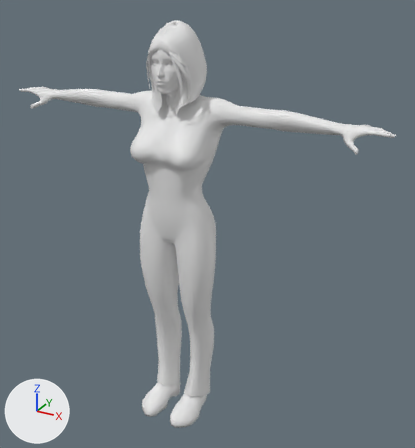
What one commit did to the FBX model Games Project v2/Games Project/Assets/StaticAssets/meshes/actors/Veronica.fbx.
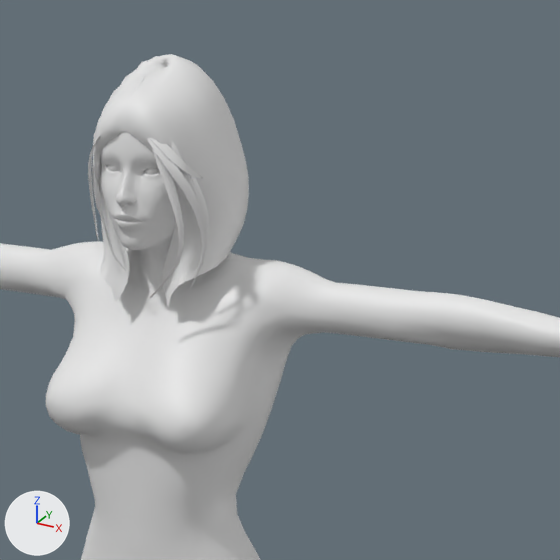
Each version is shown whole from a camera (50 mm lens) standing at (1.112, -1.83, 1.784) and looking at (0.1, 0.01, 0.865), then close up on the part from 27% to 78% of the width and 0% to 47% of the height. Lighting does not change. The marker at lower left points along +X, +Y and +Z. Materials are left out; every surface is plain grey. Where no turn or scale is listed for an object, it has been applied to the vertices.

In view in the first close-up: 'H_DDS_MidRes', 'l_wig'.
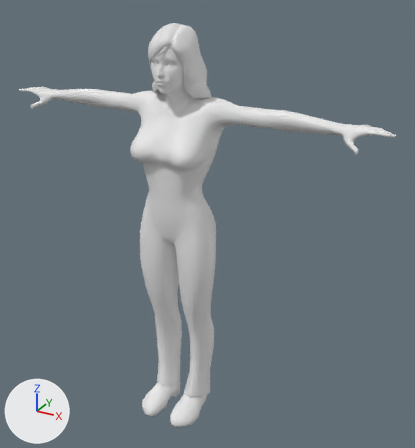
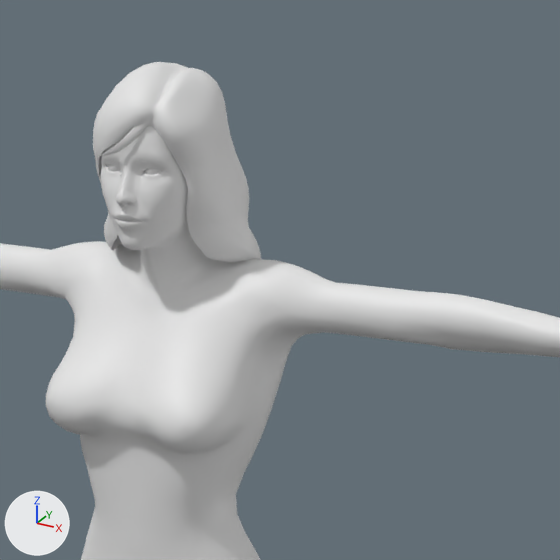
The newer file is also rescaled (x0.825) as a whole; pictures and numbers use the older file's frame.

What differs and where, as boxes [x1, y1, x2, y2] in the close-ups (560 x 560 px):
'l_wig', reshaped
    before: [88, 54, 249, 306]
    after: [93, 62, 261, 262]
part 1 of me_mesh_007, rebuilt
    before: [93, 54, 249, 306]
    after: [93, 62, 261, 262]
part 2 of me_mesh_007, added
    after: [101, 123, 147, 156]
part 3 of me_mesh_007, deleted
    before: [88, 135, 209, 289]
part 4 of me_mesh_007, deleted
    before: [147, 137, 207, 299]

The change in detail:
me_mesh_007 is used by ob_l_wig; location (0.0, 0.0, 0.0).
me_mesh_007 had 1285 vertices, 1033 faces and spanned x -0.104..0.104, y -0.144..0.065, z 1.315..1.629.
me_mesh_007 now has 1260 vertices, 1196 faces and spans x -0.115..0.112, y -0.149..0.088, z 1.202..1.62.
me_mesh_007 part 1: the loose piece of 761 vertices spanning x -0.104..0.104, y -0.142..0.065, z 1.315..1.629 is rebuilt with 1196 vertices and now spans x -0.115..0.112, y -0.144..0.088, z 1.202..1.62.
me_mesh_007 part 2: a new loose piece of 64 vertices spanning x -0.037..0.035, y -0.149..-0.102, z 1.512..1.57.
me_mesh_007 part 3: 6 loose pieces with 396 vertices, spanning x -0.09..0.097, y -0.142..-0.065, z 1.342..1.564, are deleted.
Part 4, on me_mesh_007:
128 vertices are removed from x 0.007..0.102, y -0.144..-0.076, z 1.334..1.568.
81 faces are deleted.
